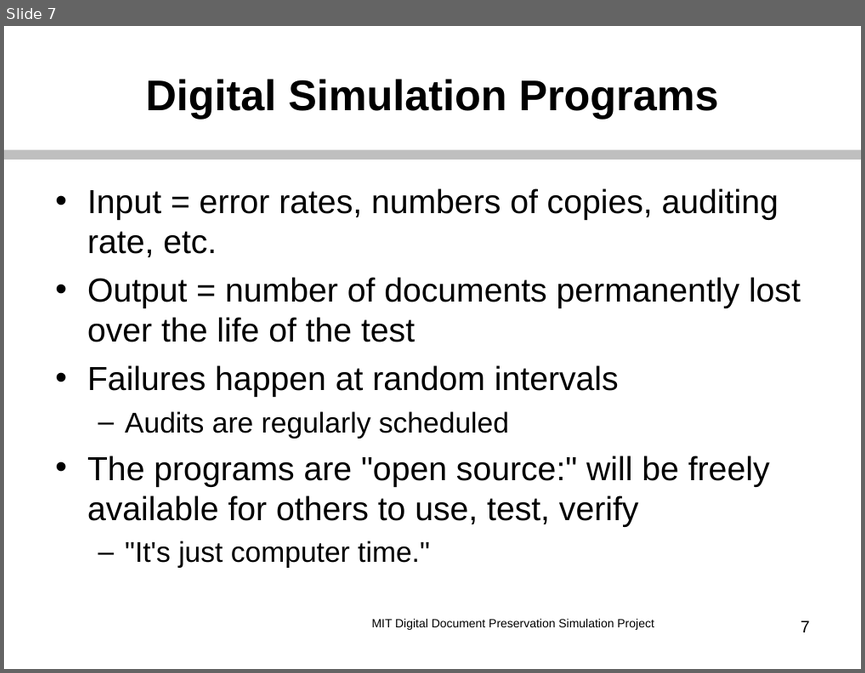
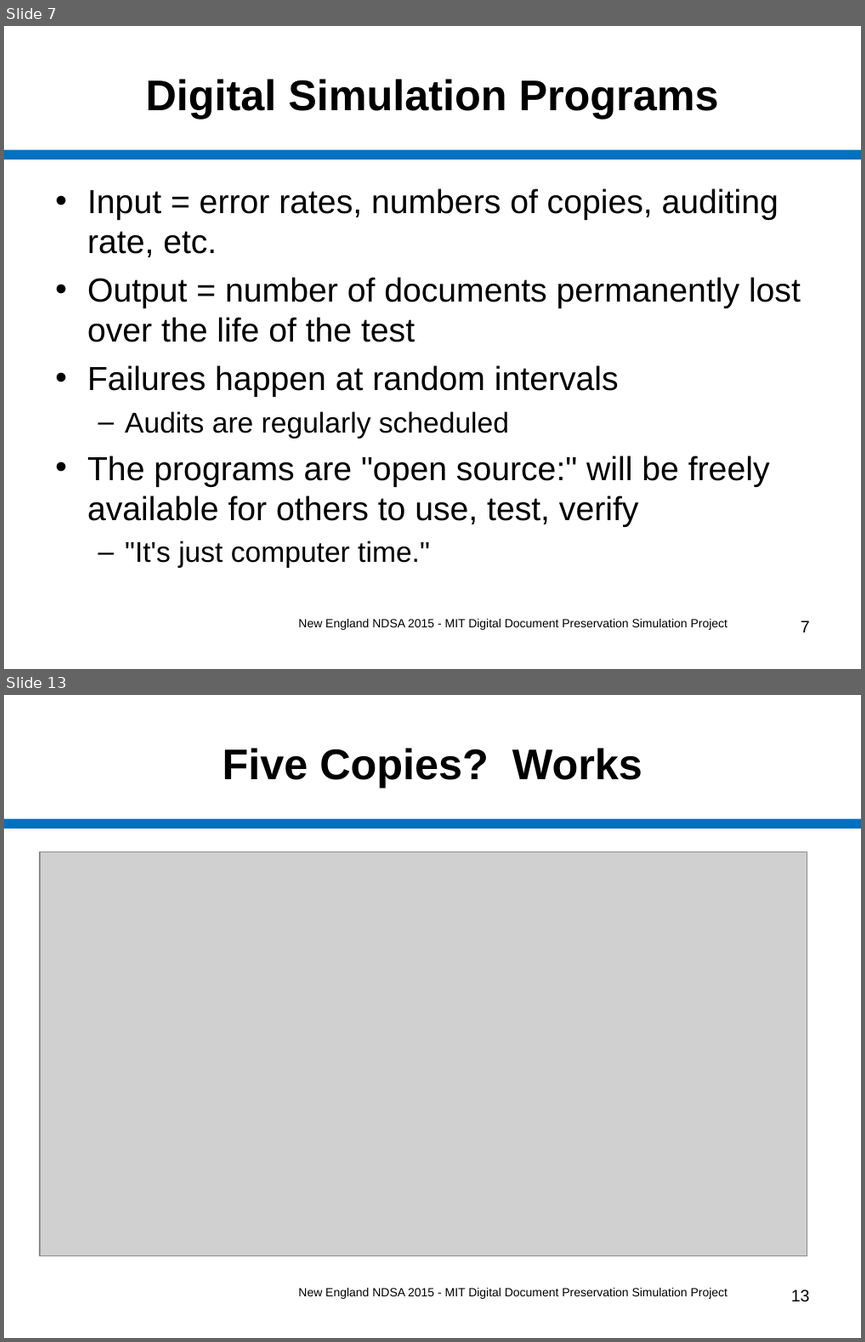
Before and after one commit to MIT-Informatics/PreservationSimulation, a slide deck: shelf/docs/Slides_NewEnglandNDSA.ppt. Shown one above the other, each under a label of ours: slide 7 before the commit, slides 7 and 13 after it; the slides between them are not shown. The pictures are 865x673 and 865x1342 pixels, drawn with LibreOffice and Linux fonts; fonts in the diff are those of the drawing; grey boxes stand for pictures. Boxes give left, top, right and bottom in pixels: in the first picture for what was removed or moved away, otherwise in the second. Text is boxed around its words. In the diff, an @@ line names an element or a change of style, - is before the commit and + after.

Commit message:
Fill out slides for New Eng NDSA mtg on Friday.

```diff
--- a/shelf/docs/Slides_NewEnglandNDSA.ppt
+++ b/shelf/docs/Slides_NewEnglandNDSA.ppt
@@ slide 13 added at [4, 695, 861, 1338], background #FFFFFF; not listed: 1 template element that a slide beside it also shows @@
@@ title added at [222, 748, 642, 788], 36 pt, text #000000, bold @@
+Five Copies? Works
@@ picture added at [40, 851, 808, 1255] @@
@@ text added at [298, 1287, 727, 1299], 10 pt, text #000000 @@
+New England NDSA 2015 - MIT Digital Document Preservation Simulation Project
@@ page number added at [791, 1289, 810, 1302], 14 pt, text #000000 @@
+13
@@ slide 7 changed as well @@
@@ line (4, 154) - (861, 154): stroke #BFBFBF 7.99 pt to #0070C0 7.99 pt @@
@@ text at [298, 618, 727, 630]: text changed @@
-MIT Digital Document Preservation Simulation Project
+New England NDSA 2015 - MIT Digital Document Preservation Simulation Project
```
Also in this commit, not shown: 11 other slides changed, 5 other slides added, 7 other files.
